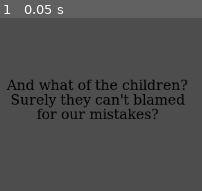
Above: before the commit, frame 1.
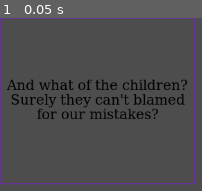
Above: after the commit, the same moment.

Repository: XandeKK/TypeBubbleX
Game: Godot game, scene res://src/SuperLabel/super_label.tscn
Two runs of this game, one before a commit and one after it. Both use one fixed random seed, a clock stepped at 60 frames per second and the inputs below. The project has no main scene, so this scene is started directly.
Inputs:
- Up to frame 1 (0.05 s): no input

The runs differ from the first frame. In frame 1, 2.5% of the frame differs, in the area x 0-98%, y 0-96%.

Commit message:
draw the rectangle of the text and style_box

Diff:
--- a/src/SuperLabel/text.gd
+++ b/src/SuperLabel/text.gd
@@ -51,6 +51,15 @@
 	font_settings.regular = _font
 	text = "And what of the children? Surely they can't blamed for our mistakes?"
 
+func _draw():
+	var left = style_box.get_margin(SIDE_LEFT)
+	var right = style_box.get_margin(SIDE_RIGHT)
+	var top = style_box.get_margin(SIDE_TOP)
+	var bottom = style_box.get_margin(SIDE_BOTTOM)
+	_shape()
+	draw_rect(Rect2(Vector2(left, top), size - Vector2(right + left, bottom + top)), Color.BLUE, false, 3)
+	draw_rect(Rect2(Vector2.ZERO, size), Color.REBECCA_PURPLE, false, 3)
+
 func _prepare_glyphs_to_render() -> void:
 	glyphs_to_render.clear()
 
@@ -109,7 +118,8 @@
 				else:
 					ofs.x = style_box.get_offset().x
 			HORIZONTAL_ALIGNMENT_CENTER:
-				ofs.x = int(size.x - line_size.x) / 2
+				print(line_size.x)
+				ofs.x = int(size.x - line_size.x + style_box.get_margin(SIDE_LEFT) - style_box.get_margin(SIDE_RIGHT)) / 2
 			HORIZONTAL_ALIGNMENT_RIGHT:
 				if rtl_layout:
 					ofs.x = style_box.get_offset().x
